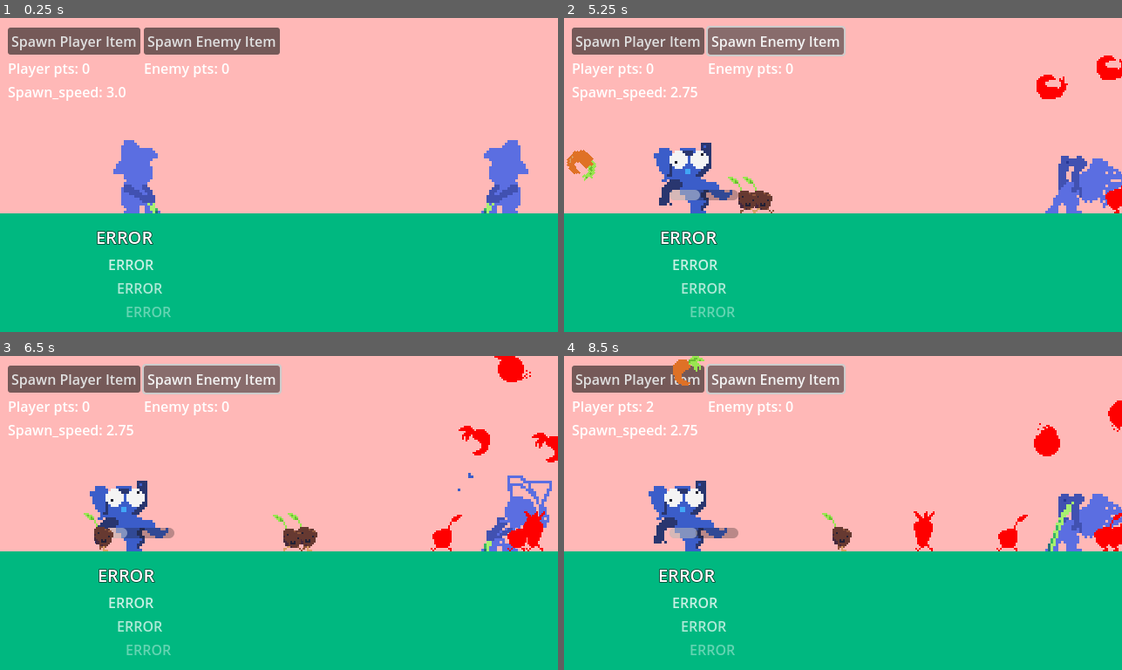
Above: before the commit, frames 1-4 (two rows, left to right).
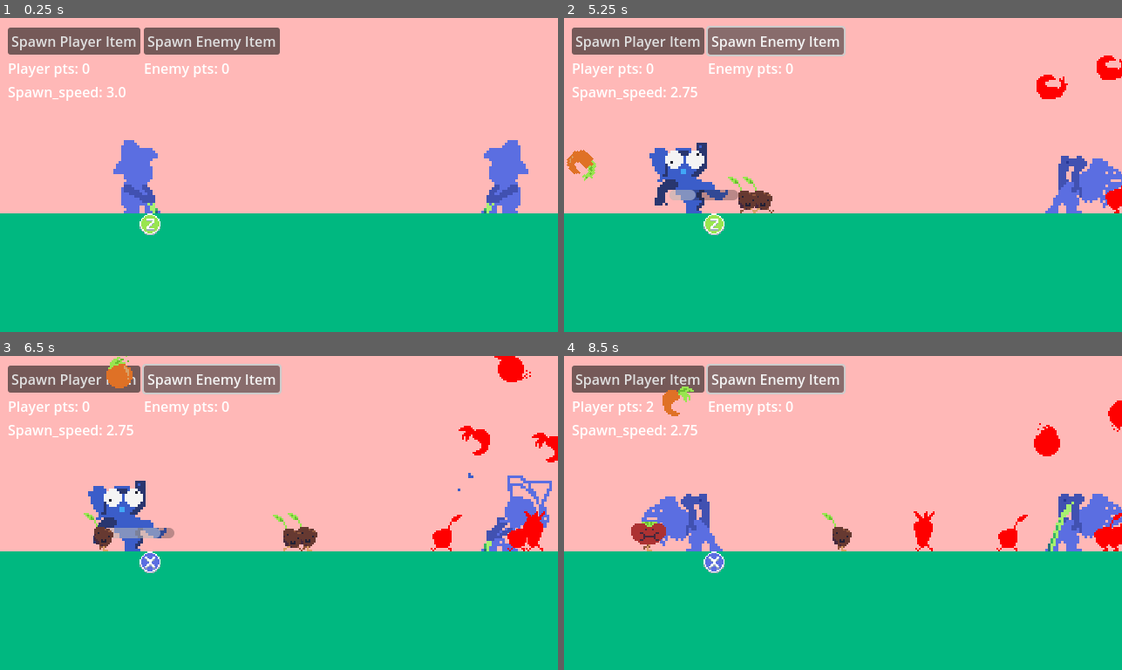
Above: after the commit, the same moments.

Repository: a3leong/farm-fiesta
Game: Godot game, scene res://main.tscn
Same seed, same stepped clock (60 frames per second), same inputs: the game is played once before the commit and once after it.
Inputs:
- Up to frame 1 (0.25 s): no input
- Up to frame 2 (5.25 s): click "Spawn Player Item" at 0.5 s; click "Spawn Enemy Item" at 1.25 s; click "Spawn Player Item" at 2 s; click "Spawn Enemy Item" at 2.75 s; click "Spawn Player Item" at 3.5 s; click "Spawn Enemy Item" at 4.25 s; tap Enter at 5 s; hold X (paper, bound only before the commit) from 5.03 s (still down)
- Up to frame 3 (6.5 s): tap Space at 5.27, 5.57, 6.02, 6.32 s; tap Z (rock, bound only before the commit) at 5.3, 5.85 s; release X (paper, bound only before the commit) at 5.78 s; tap C (scissors, bound only before the commit) at 6.05 s
- Up to frame 4 (8.5 s): hold C (scissors, bound only before the commit) 6.53-7.28 s; tap Enter at 6.8, 7.35 s; tap Space at 7.52, 7.82, 8.27, 8.3 s; tap Tab at 7.55, 8.1 s

The runs differ from the first frame. In frame 1, 1.0% of the frame differs, in the area x 17-31%, y 62-96%; in frame 2, 1.8%; in frame 3, 1.8%; in frame 4, 3.8%, in the area x 12-32%, y 0-96%.
Error in both runs: Attempt to call function 'get_line' in base 'null instance' on a null instance. (res://globals/word_list.gd:16)

Commit message:
feat: buttons sprites for input

Diff:
--- /dev/null
+++ b/classes/Player/InputQueue/input_queue.gd
@@ -0,0 +1,4 @@
+extends HBoxContainer
+
+func _ready():
+	print(get_children())
--- /dev/null
+++ b/classes/Player/InputQueue/input_queue.tscn
@@ -0,0 +1,32 @@
+[gd_scene load_steps=3 format=3 uid="uid://ddtdb6dyqft6p"]
+
+[ext_resource type="Script" path="res://classes/Player/InputQueue/input_queue.gd" id="1_80isv"]
+[ext_resource type="PackedScene" uid="uid://8jk1g4xtk0lk" path="res://classes/Player/InputQueue/input_sprite.tscn" id="1_onehx"]
+
+[node name="InputQueue" type="HBoxContainer"]
+anchors_preset = 15
+anchor_right = 1.0
+anchor_bottom = 1.0
+offset_right = -520.0
+offset_bottom = -328.0
+grow_horizontal = 2
+grow_vertical = 2
+script = ExtResource("1_80isv")
+
+[node name="InputSprite1" parent="." instance=ExtResource("1_onehx")]
+layout_mode = 2
+
+[node name="InputSprite2" parent="." instance=ExtResource("1_onehx")]
+layout_mode = 2
+
+[node name="InputSprite3" parent="." instance=ExtResource("1_onehx")]
+layout_mode = 2
+
+[node name="InputSprite4" parent="." instance=ExtResource("1_onehx")]
+layout_mode = 2
+
+[node name="InputSprite5" parent="." instance=ExtResource("1_onehx")]
+layout_mode = 2
+
+[node name="InputSprite6" parent="." instance=ExtResource("1_onehx")]
+layout_mode = 2
--- /dev/null
+++ b/classes/Player/InputQueue/input_sprite.gd
@@ -0,0 +1,22 @@
+extends Control
+
+func _ready():
+	$Z.set_visible(false)
+	$X.set_visible(false)
+	$C.set_visible(false)
+
+func z():
+	$Z.set_visible(true)
+	$X.set_visible(false)
+	$C.set_visible(false)
+
+func x():
+	$Z.set_visible(false)
+	$X.set_visible(true)
+	$C.set_visible(false)
+
+
+func c():
+	$Z.set_visible(false)
+	$X.set_visible(false)
+	$C.set_visible(true)
--- /dev/null
+++ b/classes/Player/InputQueue/input_sprite.tscn
@@ -0,0 +1,26 @@
+[gd_scene load_steps=5 format=3 uid="uid://8jk1g4xtk0lk"]
+
+[ext_resource type="Script" path="res://classes/Player/InputQueue/input_sprite.gd" id="1_fndls"]
+[ext_resource type="Texture2D" uid="uid://8tux05y68q2a" path="res://assets/sprite_sheets/inputs/button-z.png" id="2_03v1a"]
+[ext_resource type="Texture2D" uid="uid://clii7cvxaogbq" path="res://assets/sprite_sheets/inputs/button-x.png" id="3_4brp8"]
+[ext_resource type="Texture2D" uid="uid://pndtilr6sg1r" path="res://assets/sprite_sheets/inputs/button-c.png" id="4_ddsaf"]
+
+[node name="InputSprite" type="Control"]
+z_index = 1
+custom_minimum_size = Vector2(16, 17)
+layout_mode = 3
+anchors_preset = 0
+scale = Vector2(1.5, 1.5)
+script = ExtResource("1_fndls")
+
+[node name="Z" type="Sprite2D" parent="."]
+position = Vector2(8, 8)
+texture = ExtResource("2_03v1a")
+
+[node name="X" type="Sprite2D" parent="."]
+position = Vector2(8, 8)
+texture = ExtResource("3_4brp8")
+
+[node name="C" type="Sprite2D" parent="."]
+position = Vector2(8, 8)
+texture = ExtResource("4_ddsaf")
--- a/classes/Player/player.gd
+++ b/classes/Player/player.gd
@@ -8,7 +8,11 @@
 
 signal unit_spawned
 
+# TODO: Is there a window where a user can input before current_input is set?
+
 var unit_owner: UnitOwnerEnum.VALUES = UnitOwnerEnum.VALUES.PLAYER
+var input_queue: Array[UnitTypeEnum.VALUES] = []
+var current_input: UnitTypeEnum.VALUES
 var cw: Array[String] = []
 var word_queue: Array[String] = []
 var cw_index = 0
@@ -16,94 +20,78 @@
 func set_unit_owner(init_unit_owner: UnitOwnerEnum.VALUES):
 	unit_owner = init_unit_owner
 	if unit_owner == UnitOwnerEnum.VALUES.ENEMY:
-		$WordContainer.hide()
+		$InputSprite.hide()
 		set_scale(Vector2(-1.0, 1.0))
-		set_process_unhandled_input(false)
+		set_process_input(false)
+
+
+func _queue_inputs():
+	current_input = input_queue.pop_front()
+	var new_input: UnitTypeEnum.VALUES = UnitTypeEnum.VALUES.values()[randi() % UnitTypeEnum.VALUES.size()]
+	input_queue.push_back(new_input)
+
+# Updates the text values of labels
+func _update_labels():
+	match current_input:
+		UnitTypeEnum.VALUES.ROCK:
+			$InputSprite.z()
+		UnitTypeEnum.VALUES.PAPER:
+			$InputSprite.x()
+		UnitTypeEnum.VALUES.SCISSORS:
+			$InputSprite.c()
+#	$InputQueue2D/InputQueue/InputsLabel.text = "[color=green]" + _get_key_from_unit_type(current_input) + "[/color]"
+
+#	for type in input_queue:
+#		$InputQueue2D/InputQueue/InputsLabel.text += "  " + _get_key_from_unit_type(type)
 
 func _ready():
-	_load_word()
-	_load_word()
-	_load_word()
-	_load_next_cw()
-	_update_label()
+	# Fill the input queue
+	for idx in range(5):
+		input_queue.push_back(UnitTypeEnum.VALUES.values()[randi() % UnitTypeEnum.VALUES.size()])
+	_queue_inputs() # Set the first unit inpput
+	_update_labels()
 
-func _load_word():
-	var new_word = word_list.get_word()
-	new_word = new_word.to_upper()
-	word_queue.push_back(new_word)
+func _input(event: InputEvent) -> void:
+	var unit_type = null
+	if event.is_action_pressed("p1_rock"):
+		unit_type = UnitTypeEnum.VALUES.ROCK
+	elif event.is_action_pressed("p1_paper"):
+		unit_type = UnitTypeEnum.VALUES.PAPER
+	elif event.is_action_pressed("p1_scissors"):
+		unit_type = UnitTypeEnum.VALUES.SCISSORS
 
-func _update_label():
-	var front_word = _array_to_str(cw.slice(0, cw_index))
-	var back_word = _array_to_str(cw.slice(cw_index, cw.size()))
-	$WordContainer/CurrentWord.text = "[color=green]" + front_word + "[/color]" + back_word
+	if unit_type != null:
+		if unit_type == current_input:
+			_handle_correct_input()
+		else:
+			_handle_bad_input()
 
-func _array_to_str(word: Array) -> String:
-	return word.reduce(func(accum: String, c: String): return accum + c, "")
+func _handle_correct_input():
+	_queue_inputs()
+	_update_labels()
+	spawn_unit(current_input)
 
-func _unhandled_input(event: InputEvent) -> void:
-	if event is InputEventKey && event.is_pressed():
-		if event.keycode >= 65 && event.keycode <= 90:
-			if cw_index > cw.size():
-				push_error("Some kind of bug happened where cw_index passed the cw length, resetting input")
-				cw_index = 0
-			elif cw_index == cw.size() || event.as_text() != cw[cw_index]:
-				_handle_bad_word()
-			else:
-				cw_index += 1
-				$PlayerCharacter.pull_item()
-				audio_manager.type_sound()
-		elif event.keycode == KEY_SPACE || event.keycode == KEY_ENTER || event.keycode == KEY_TAB:
-			if cw_index != cw.size():
-				_handle_bad_word()
-			elif cw_index == cw.size():
-				_handle_word_submit()
-
-		_update_label()
-
-func _load_next_cw():
-	# Queue the next word and reset index
-	var next_word: String = word_queue.pop_front()
-	var next_word_array: Array[String] = []
-	for c in next_word:
-		next_word_array.push_back(c)
-	cw = next_word_array
-	cw_index = 0
-	# Load more words and update the label texts
-	_load_word()
-	# TODO: make programmatic, but probably not worth the effort rn
-	$WordContainer/HBoxContainer1/NextWord1.text = word_queue[0]
-	$WordContainer/HBoxContainer2/NextWord2.text = word_queue[1]
-	$WordContainer/HBoxContainer3/NextWord3.text = word_queue[2]
-
-
-
-func _handle_word_submit():
-	_load_next_cw()
-	audio_manager.pluck_up(1.0)
-	# Pick random unit type for now
-	var unit_type = UnitTypeEnum.VALUES.values()[randi() % UnitTypeEnum.VALUES.size()]
-	spawn_unit(unit_type)
-
-func _handle_bad_word():
-	# Shake the word then disable input for X time
-	_shake_current_word()
+func _handle_bad_input():
+	# Shake the letter and character then disable input for X time
+	_shake_animation()
 	$PlayerCharacter/AnimatedSprite2D.play("balk")
 	$AnimationPlayer.play("exhausted")
-	set_process_unhandled_input(false)
+	set_process_input(false)
 	audio_manager.balk()
 
-func _shake_current_word():
-	var tween = get_tree().create_tween()
-	var sp: Vector2 = $WordContainer/CurrentWord.get_position()
-	tween.tween_property($WordContainer/CurrentWord, "position", Vector2(sp.x + 10, sp.y), 0.05)
-	tween.tween_property($WordContainer/CurrentWord, "position", Vector2(sp.x - 10, sp.y), 0.05)
-	tween.tween_property($WordContainer/CurrentWord, "position", Vector2(sp.x + 5, sp.y), 0.05)
-	tween.tween_property($WordContainer/CurrentWord, "position", Vector2(sp.x - 5, sp.y), 0.05)
-	tween.tween_property($WordContainer/CurrentWord, "position", Vector2(sp.x + 3, sp.y), 0.05)
-	tween.tween_property($WordContainer/CurrentWord, "position", Vector2(sp.x - 3, sp.y), 0.05)
-	tween.tween_property($WordContainer/CurrentWord, "position", Vector2(sp.x + 1, sp.y), 0.05)
-	tween.tween_property($WordContainer/CurrentWord, "position", Vector2(sp.x, sp.y), 0.05)
-
+func _shake_animation():
+	# TODO: See if this should be done for the input
+#	var tween = get_tree().create_tween()
+#	var sp: Vector2 = $WordContainer/CurrentWord.get_position()
+#	tween.tween_property($WordContainer/CurrentWord, "position", Vector2(sp.x + 10, sp.y), 0.05)
+#	tween.tween_property($WordContainer/CurrentWord, "position", Vector2(sp.x - 10, sp.y), 0.05)
+#	tween.tween_property($WordContainer/CurrentWord, "position", Vector2(sp.x + 5, sp.y), 0.05)
+#	tween.tween_property($WordContainer/CurrentWord, "position", Vector2(sp.x - 5, sp.y), 0.05)
+#	tween.tween_property($WordContainer/CurrentWord, "position", Vector2(sp.x + 3, sp.y), 0.05)
+#	tween.tween_property($WordContainer/CurrentWord, "position", Vector2(sp.x - 3, sp.y), 0.05)
+#	tween.tween_property($WordContainer/CurrentWord, "position", Vector2(sp.x + 1, sp.y), 0.05)
+#	tween.tween_property($WordContainer/CurrentWord, "position", Vector2(sp.x, sp.y), 0.05)
+#
 	var tween2 = get_tree().create_tween()
 	var sp2: Vector2 = $PlayerCharacter.get_position()
 	tween2.tween_property($PlayerCharacter, "position", Vector2(sp2.x + 10, sp2.y), 0.05)
@@ -117,9 +105,9 @@
 
 func _on_animation_player_animation_finished(anim_name):
 	if anim_name == "exhausted":
-		set_process_unhandled_input(true)
+		set_process_input(true)
 		$PlayerCharacter/AnimatedSprite2D.stop()
-		$PlayerCharacter/AnimatedSprite2D.set_animation("pull")
+		$PlayerCharacter/AnimatedSprite2D.set_animation("pick")
 
 func _generateRandomPluck2DVector():
 	var xForce = spawn_throw_force.x + randi() % spawn_throw_variance_x
@@ -140,3 +128,14 @@
 	spawned_scene.call_state(UnitStateEnum.VALUES.PLUCK, "start_pluck", [unit_owner, pluck_force])
 	audio_manager.pluck_up(pluckSFXPitchScale)
 	unit_spawned.emit(spawned_scene)
+
+static func _get_key_from_unit_type(unit_type: UnitTypeEnum.VALUES) -> String:
+	if unit_type == UnitTypeEnum.VALUES.ROCK:
+		return "Z"
+	elif unit_type == UnitTypeEnum.VALUES.PAPER:
+		return "X"
+	elif unit_type == UnitTypeEnum.VALUES.SCISSORS:
+		return "C"
+	else:
+		push_error("No unit type recognized")
+		return "-"
--- a/classes/Player/player.tscn
+++ b/classes/Player/player.tscn
@@ -1,7 +1,8 @@
-[gd_scene load_steps=6 format=3 uid="uid://dm6pxtcxtg88q"]
+[gd_scene load_steps=7 format=3 uid="uid://csqypv8t0x51y"]
 
 [ext_resource type="Script" path="res://classes/Player/player.gd" id="1_wgw2y"]
 [ext_resource type="PackedScene" uid="uid://b2qq7d7hxug4d" path="res://classes/Player/PlayerCharacter/player_character.tscn" id="2_i4dl7"]
+[ext_resource type="PackedScene" uid="uid://8jk1g4xtk0lk" path="res://classes/Player/InputSprite/input_sprite.tscn" id="3_dubpo"]
 
 [sub_resource type="Animation" id="Animation_sbvuv"]
 length = 0.001
@@ -83,64 +84,7 @@
 "": SubResource("AnimationLibrary_j3lxh")
 }
 
-[node name="WordContainer" type="VBoxContainer" parent="."]
-anchors_preset = 4
-anchor_top = 0.5
-anchor_bottom = 0.5
-offset_left = -50.0
-offset_top = 13.0
-offset_right = 171.0
-offset_bottom = 133.0
-grow_vertical = 2
-metadata/_edit_group_ = true
-
-[node name="CurrentWord" type="RichTextLabel" parent="WordContainer"]
-clip_contents = false
-custom_minimum_size = Vector2(50, 30)
-layout_mode = 2
-theme_override_colors/default_color = Color(1, 1, 1, 1)
-theme_override_colors/font_outline_color = Color(0, 0, 0, 0.709804)
-theme_override_constants/outline_size = 3
-theme_override_font_sizes/normal_font_size = 20
-bbcode_enabled = true
-text = "Test text"
-autowrap_mode = 0
-
-[node name="HBoxContainer1" type="HBoxContainer" parent="WordContainer"]
-layout_mode = 2
-
-[node name="MarginContainer" type="MarginContainer" parent="WordContainer/HBoxContainer1"]
-layout_mode = 2
-theme_override_constants/margin_left = 10
-
-[node name="NextWord1" type="Label" parent="WordContainer/HBoxContainer1"]
-layout_mode = 2
-theme_override_colors/font_color = Color(1, 1, 1, 0.784314)
-text = "Next_word_1"
-
-[node name="HBoxContainer2" type="HBoxContainer" parent="WordContainer"]
-layout_mode = 2
-
-[node name="MarginContainer" type="MarginContainer" parent="WordContainer/HBoxContainer2"]
-layout_mode = 2
-theme_override_constants/margin_left = 20
-
-[node name="NextWord2" type="Label" parent="WordContainer/HBoxContainer2"]
-layout_mode = 2
-theme_override_colors/font_color = Color(1, 1, 1, 0.686275)
-text = "Next_word_2"
-
-[node name="HBoxContainer3" type="HBoxContainer" parent="WordContainer"]
-layout_mode = 2
-
-[node name="MarginContainer" type="MarginContainer" parent="WordContainer/HBoxContainer3"]
-layout_mode = 2
-theme_override_constants/margin_left = 30
-
-[node name="NextWord3" type="Label" parent="WordContainer/HBoxContainer3"]
-layout_mode = 2
-theme_override_colors/font_color = Color(1, 1, 1, 0.392157)
-text = "Next_word_3"
+[node name="InputSprite" parent="." instance=ExtResource("3_dubpo")]
 
 [node name="UnitSpawnPosition" type="Marker2D" parent="."]
 position = Vector2(40, -80)
--- a/project.godot
+++ b/project.godot
@@ -46,17 +46,17 @@
 "events": [Object(InputEventKey,"resource_local_to_scene":false,"resource_name":"","device":-1,"window_id":0,"alt_pressed":false,"shift_pressed":false,"ctrl_pressed":false,"meta_pressed":false,"pressed":false,"keycode":0,"physical_keycode":32,"key_label":0,"unicode":32,"echo":false,"script":null)
 ]
 }
-rock={
+p1_rock={
 "deadzone": 0.5,
 "events": [Object(InputEventKey,"resource_local_to_scene":false,"resource_name":"","device":-1,"window_id":0,"alt_pressed":false,"shift_pressed":false,"ctrl_pressed":false,"meta_pressed":false,"pressed":false,"keycode":0,"physical_keycode":90,"key_label":0,"unicode":122,"echo":false,"script":null)
 ]
 }
-paper={
+p1_paper={
 "deadzone": 0.5,
 "events": [Object(InputEventKey,"resource_local_to_scene":false,"resource_name":"","device":-1,"window_id":0,"alt_pressed":false,"shift_pressed":false,"ctrl_pressed":false,"meta_pressed":false,"pressed":false,"keycode":0,"physical_keycode":88,"key_label":0,"unicode":120,"echo":false,"script":null)
 ]
 }
-scissors={
+p1_scissors={
 "deadzone": 0.5,
 "events": [Object(InputEventKey,"resource_local_to_scene":false,"resource_name":"","device":-1,"window_id":0,"alt_pressed":false,"shift_pressed":false,"ctrl_pressed":false,"meta_pressed":false,"pressed":false,"keycode":0,"physical_keycode":67,"key_label":0,"unicode":99,"echo":false,"script":null)
 ]
--- /dev/null
+++ b/util/input_util.gd
@@ -0,0 +1,13 @@
+class_name InputUtil
+
+static func get_unit_type_from_input(event: InputEvent) -> UnitTypeEnum.VALUES:
+	var unit_type: UnitTypeEnum.VALUES
+	if event.is_action_pressed("rock"):
+		unit_type = UnitTypeEnum.VALUES.ROCK
+	elif event.is_action_pressed("paper"):
+		unit_type = UnitTypeEnum.VALUES.PAPER
+	elif event.is_action_pressed("scissors"):
+		unit_type = UnitTypeEnum.VALUES.SCISSORS
+	else:
+		push_error("Error occured, unrecognized input for unit spawn")
+	return unit_type
Binary file added: assets/buttons.ase
Binary file added: assets/sprite_sheets/inputs/button-c.png
Not shown, added: assets/sprite_sheets/inputs/button-c.png.import
Binary file added: assets/sprite_sheets/inputs/button-x.png
Not shown, added: assets/sprite_sheets/inputs/button-x.png.import
Binary file added: assets/sprite_sheets/inputs/button-z.png
Not shown, added: assets/sprite_sheets/inputs/button-z.png.import
Not shown: 1 places in main.tscn that only renumber resources
